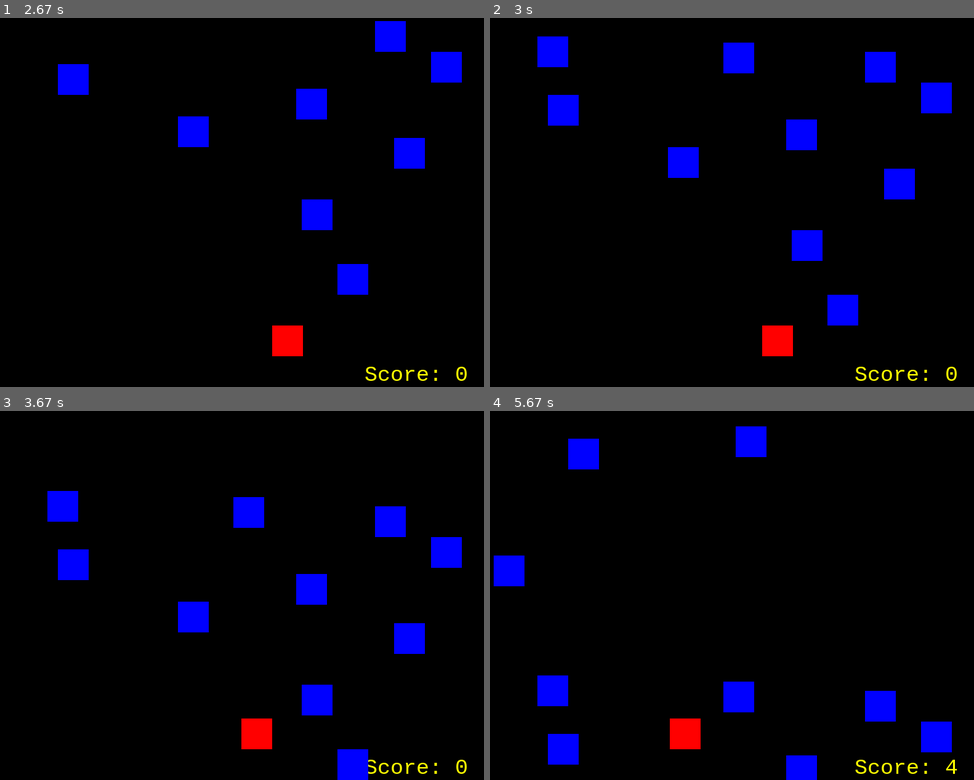
Above: before the commit, frames 1-4 (two rows, left to right).
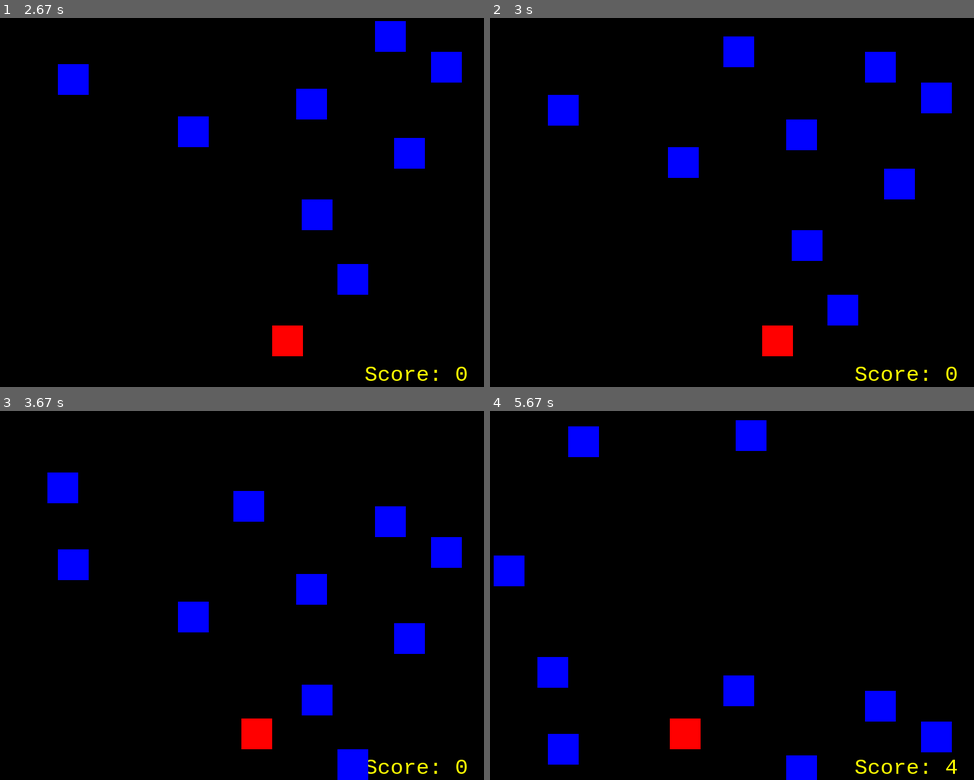
Above: after the commit, the same moments.

Repository: Paulinakhew/pygame
Game: pygame game, started from controller.py
Two runs of this game, one before a commit and one after it. Both use one fixed random seed, a clock stepped at 60 frames per second and the inputs below.
Inputs:
- Up to frame 1 (2.67 s): hold Right 0.33-0.8 s; hold Right 0.83-1.3 s; hold Left 1.33-1.87 s; hold Left 1.9-2.3 s; hold Right from 2.33 s (still down)
- Up to frame 2 (3 s): release Right at 2.97 s
- Up to frame 3 (3.67 s): hold Left 3-3.47 s
- Up to frame 4 (5.67 s): hold Left 4.5-5.03 s; hold Left from 5.5 s (still down)

Frame 1 is identical in both runs. In frame 2, 0.7% of the frame differs, in the area x 9-55%, y 5-15%; in frame 3, 0.8%; in frame 4, 1.5%, in the area x 9-58%, y 2-82%.

Commit message:
:art: Continue to implement modularization

Diff:
--- a/controller.py
+++ b/controller.py
@@ -13,6 +13,7 @@
 
 RED = (255, 0, 0)
 YELLOW = (255, 255, 0)
+BLUE = (0, 0, 255)
 #BACKGROUND_COLOUR = (11, 238, 207)
 BACKGROUND_COLOUR = (0, 0, 0)
 
@@ -37,14 +38,6 @@
 
 myFont = pygame.font.SysFont("monospace", 35)
 
-def update_enemy_positions(enemy_list, score):
-    for idx, enemy_pos in enumerate(enemy_list):
-        if enemy_pos[1] >= 0 and enemy_pos[1] < HEIGHT:
-            enemy_pos[1] += SPEED
-        else:
-            enemy_list.pop(idx)
-            score += 1
-    return score
 
 def collision_check(enemy_list, player_pos):
     for enemy_pos in enemy_list:
@@ -84,7 +77,7 @@
     screen.fill(BACKGROUND_COLOUR)
 
     enemy_list = m.drop_enemies(enemy_list, WIDTH, enemy_size)
-    score = update_enemy_positions(enemy_list, score)
+    enemy_list, score, SPEED = m.update_enemy_positions(enemy_list, score, SPEED, HEIGHT)
     SPEED = m.set_level(score, SPEED)
 
     text = "Score: " + str(score)
@@ -95,9 +88,9 @@
         game_over = True
         #break
 
-    v.draw_enemies(enemy_list, screen, enemy_pos, enemy_size)
+    v.draw_enemies(enemy_list, screen, enemy_pos, enemy_size, BLUE)
 
-    pygame.draw.rect(screen, RED, (player_pos[0], player_pos[1], player_size, player_size))
+    v.draw_player(screen, RED, player_pos, player_size)
 
     clock.tick(30)
 
--- a/model.py
+++ b/model.py
@@ -15,8 +15,24 @@
 
 def drop_enemies(enemy_list, WIDTH, enemy_size):
     delay = random.random()
-    if len(enemy_list) < 10 and delay < 0.1:
+    if len(enemy_list) < 10 and delay < 0.09:
         x_pos = random.randint(0, WIDTH-enemy_size)
         y_pos = 0
         enemy_list.append([x_pos, y_pos])
     return enemy_list
+
+def update_enemy_positions(enemy_list, score, SPEED, HEIGHT):
+    for idx, enemy_pos in enumerate(enemy_list):
+        if enemy_pos[1] >= 0 and enemy_pos[1] < HEIGHT:
+            enemy_pos[1] += SPEED
+        else:
+            enemy_list.pop(idx)
+            score += 1
+    return enemy_list, score, SPEED
+
+
+def collision_check(enemy_list, player_pos):
+    for enemy_pos in enemy_list:
+        if detect_collision(enemy_pos, player_pos):
+            return True
+    return False
--- a/view.py
+++ b/view.py
@@ -1,13 +1,11 @@
 import pygame
 
-
-#rgb colour codes
-BLUE = (0, 0, 255)
-
-
-def draw_enemies(enemy_list, screen, enemy_pos, enemy_size):
+def draw_enemies(enemy_list, screen, enemy_pos, enemy_size, BLUE):
     for enemy_pos in enemy_list:
         pygame.draw.rect(screen, BLUE, (enemy_pos[0], enemy_pos[1], enemy_size, enemy_size))
 
 def update_screen():
     pygame.display.update()
+
+def draw_player(screen, RED, player_pos, player_size):
+    pygame.draw.rect(screen, RED, (player_pos[0], player_pos[1], player_size, player_size))
